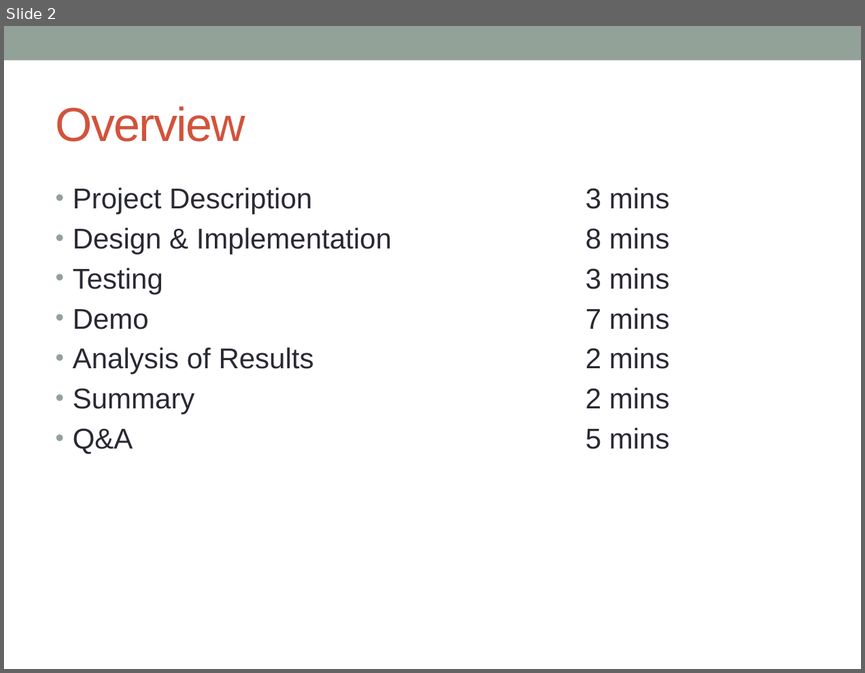
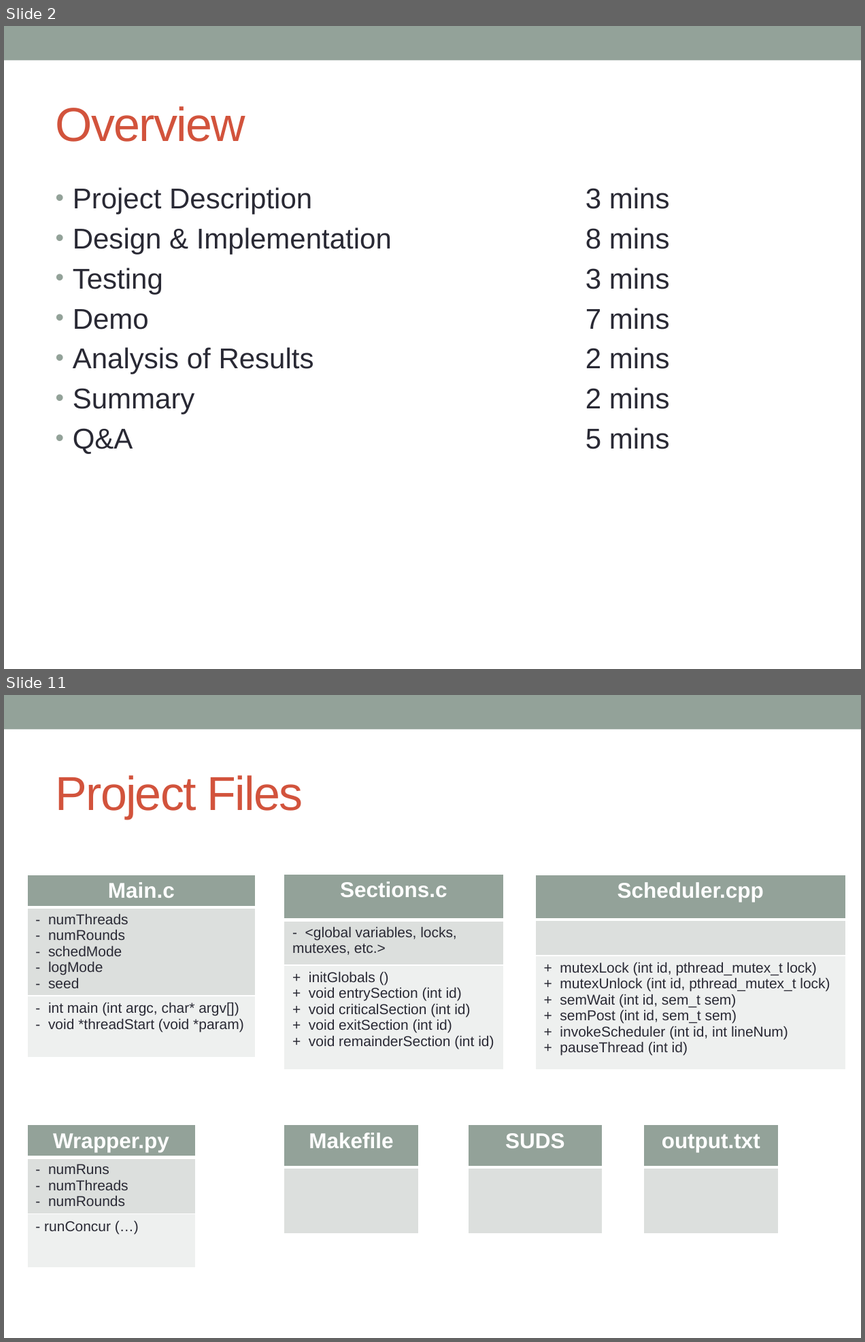
Before and after one commit to concurTestFramework/concurTestFramework, a slide deck: Documents/Concur_Presentation.pptx. Shown one above the other, each under a label of ours: slide 2 before the commit, slides 2 and 11 after it; the slides between them are not shown. The pictures are 865x673 and 865x1342 pixels, drawn with LibreOffice and Linux fonts; fonts in the diff are those of the drawing. Boxes give left, top, right and bottom in pixels: in the first picture for what was removed or moved away, otherwise in the second. Text is boxed around its words. In the diff, an @@ line names an element or a change of style, - is before the commit and + after.

Commit message:
Updated presentation.

```diff
--- a/Documents/Concur_Presentation.pptx
+++ b/Documents/Concur_Presentation.pptx
@@ slide 11 added at [4, 695, 861, 1338], background #FFFFFF; not listed: 1 template element that a slide beside it also shows @@
@@ title added at [56, 775, 303, 819], 40 pt, text #D2533C @@
+Project Files
@@ table added at [27, 875, 256, 1065], 3 rows, 1 columns @@
+Main.c
+- numThreads / - numRounds / - schedMode / - logMode / - seed
+- int main (int argc, char* argv[]) / - void *threadStart (void *param)
@@ table added at [284, 874, 504, 1070], 3 rows, 1 columns @@
+Sections.c
+- <global variables, locks, mutexes, etc.>
++ initGlobals () / + void entrySection (int id) / + void criticalSection (int id) / + void exitSection (int id) / + void remainderSection (int id)
@@ table added at [535, 875, 845, 1070], 3 rows, 1 columns @@
+Scheduler.cpp
+
++ mutexLock (int id, pthread_mutex_t lock) / + mutexUnlock (int id, pthread_mutex_t lock) / + semWait (int id, sem_t sem) / + semPost (int id, sem_t sem) / + invokeScheduler (int id, int lineNum) / + pauseThread (int id)
@@ table added at [27, 1124, 196, 1272], 3 rows, 1 columns @@
+Wrapper.py
+- numRuns / - numThreads / - numRounds
+- runConcur (…)
@@ table added at [284, 1124, 419, 1233], 2 rows, 1 columns @@
+Makefile
+
@@ table added at [468, 1124, 602, 1233], 2 rows, 1 columns @@
+SUDS
+
@@ table added at [643, 1124, 778, 1233], 2 rows, 1 columns @@
+output.txt
+
```
Also in this commit, not shown: 2 slides changed, 13 other slides added, 1 slide removed.
